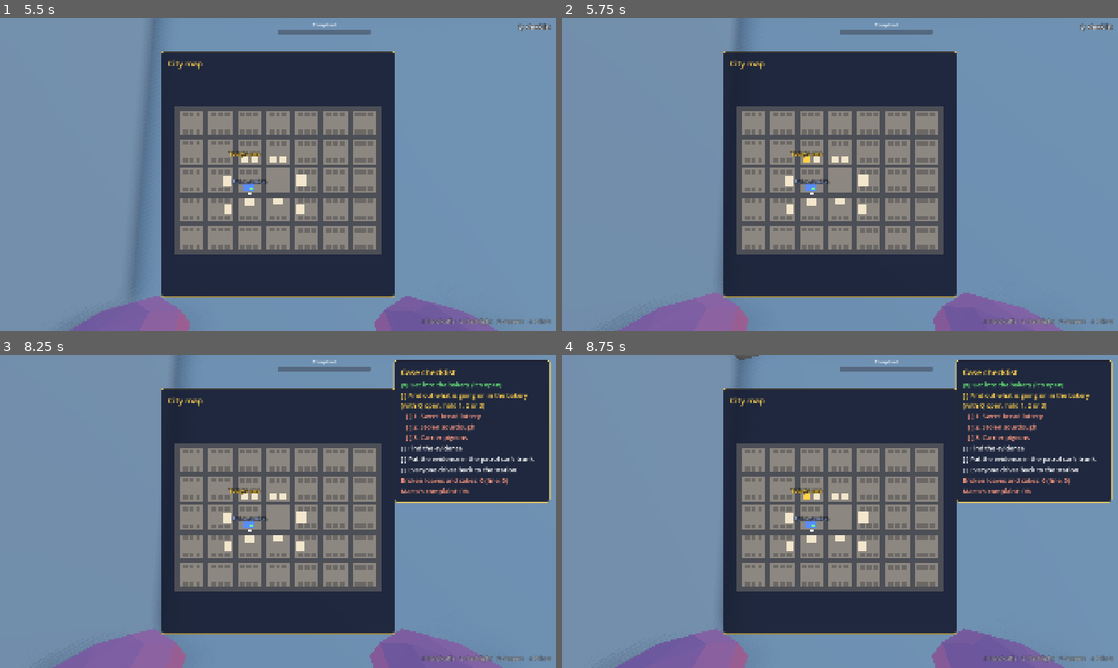
Above: before the commit, frames 1-4 (two rows, left to right).
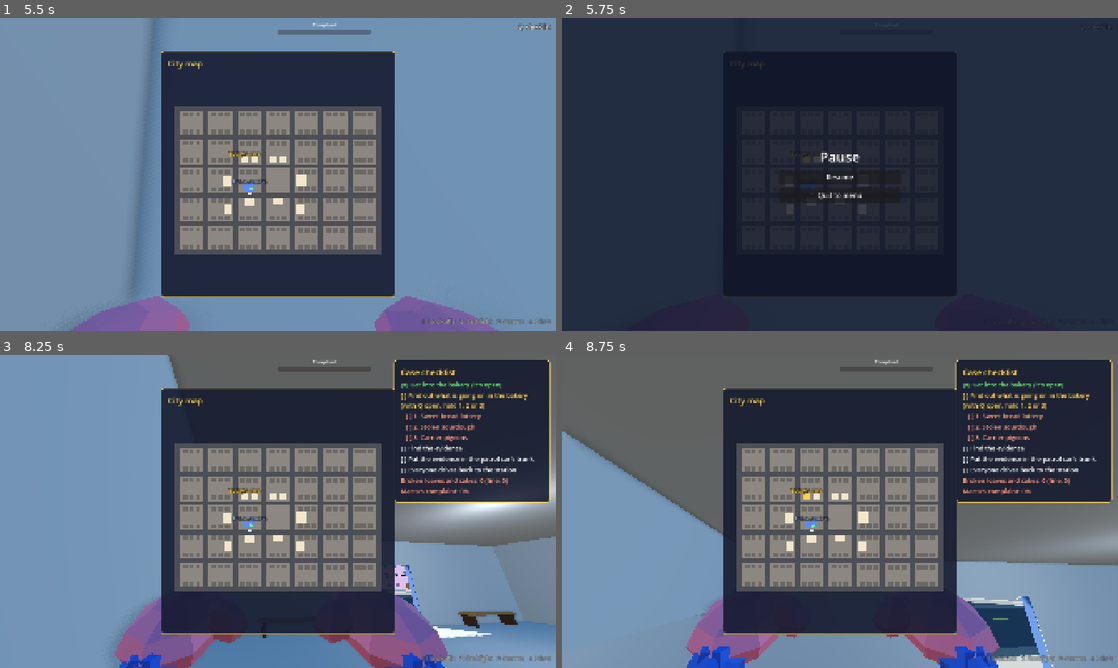
Above: after the commit, the same moments.

Repository: cristiangelini/BPD
Game: Godot game, scene res://scenes/ui/main_menu.tscn
The game is run twice, just before and just after one commit, with the same random seed, the same clock (stepped at 60 frames per second) and the same inputs.
Inputs (mouse positions are in pixels of both pictures, inside the frame that each line leads up to):
- Up to frame 1 (5.5 s): click "Play" at 0.5 s; tap Enter at 1.25 s; move the mouse to (400, 158) at 1.27 s; hold D (move_right) 1.28-2 s; hold Q (checklist) 1.28-2 s; click (400, 158) at 1.42 s; tap Space (jump) at 1.52, 1.82, 2.75, 3.77, 4.07, 4.52, 4.82, 5.27 s; tap V (talk) at 1.55, 3.8 s; drag from (166, 190) to (250, 237) at 2.02 s; move the mouse to (289, 168) at 2.77 s; hold E (use) 2.78-3.53 s; hold W (move_forward) from 2.78 s (still down); click (289, 168) at 2.92 s; tap Q (checklist) at 3.05, 5.3 s; move the mouse to (272, 180) at 3.52 s; tap R (ask) at 3.6 s; click (272, 180) at 3.67 s; move the mouse to (316, 177) at 4.27 s; hold Q (checklist) 4.28-5.03 s; click (316, 177) at 4.42 s; tap E (use) at 4.55 s; tap M (map) at 4.9 s; move the mouse to (233, 171) at 5.02 s; tap Ctrl (crouch) at 5.1 s; click (233, 171) at 5.17 s
- Up to frame 2 (5.75 s): keep holding W (move_forward); tap Space (jump) at 5.57 s; tap Escape (ui_cancel) at 5.65 s
- Up to frame 3 (8.25 s): release W (move_forward) at 5.75 s; click (278, 514) at 5.75 s, where only the run after the commit has a clickable "Resume"; tap Enter at 6.5 s; move the mouse to (305, 511) at 6.52 s; hold S (move_back) 6.53-7.25 s; hold G (drop) 6.53-7.25 s; click (305, 511) at 6.67 s; tap V (talk) at 6.8 s; tap Space (jump) at 7.25 s; drag from (194, 433) to (166, 527) at 7.27 s; move the mouse to (400, 495) at 8.02 s; hold W (move_forward) from 8.03 s (still down); hold Q (checklist) from 8.03 s (still down); click (400, 495) at 8.1 s
- Up to frame 4 (8.75 s): keep holding W (move_forward); keep holding Q (checklist); tap Space (jump) at 8.27, 8.57 s

Frame 1 is identical in both runs. In frame 2, 85% of the frame differs, in the area x 0-100%, y 0-100%; in frame 3, 19%; in frame 4, 31%.

Commit message:
Add the Esc menu during a case
Resume, invite friends (host with Steam), the always open voice and leave the room or quit to the menu. Solo it pauses the game; online it can't.

Co-Authored-By: Claude Opus 5.5 (1M context) <noreply@anthropic.com>
Claude-Session: https://claude.ai/code/session_01A3msLDk7TvKd2f9syAgA3n

Diff:
--- a/scripts/core/net.gd
+++ b/scripts/core/net.gd
@@ -52,6 +52,8 @@
 var steam: SteamRoom
 ## Steam voice: hold V or T to talk (voz.md).
 var voice: VoiceChat
+## Esc during a case.
+var pause_menu: PauseMenu
 ## This PC has the current level loaded and its cops in place.
 var _in_scene := false
 ## The current level and where its cops start, for the cops of players who come in late.
@@ -74,6 +76,8 @@
 	steam.invited.connect(_on_steam_invited)
 	voice = VoiceChat.new(self)
 	add_child(voice)
+	pause_menu = PauseMenu.new(self)
+	add_child(pause_menu)
 	if steam.start():
 		# Launched from a friend's invite: the menu opens the room and joins it.
 		Lobby.invite_lobby = SteamRoom.connect_lobby_arg(OS.get_cmdline_args())
--- a/scripts/player/cop.gd
+++ b/scripts/player/cop.gd
@@ -320,8 +320,6 @@
 			seated_in.stand_up()
 		else:
 			use()
-	elif event.is_action_pressed("ui_cancel"):
-		Input.mouse_mode = Input.MOUSE_MODE_VISIBLE
 
 
 func _physics_process(delta: float) -> void:
--- /dev/null
+++ b/scripts/ui/pause_menu.gd
@@ -0,0 +1,106 @@
+class_name PauseMenu
+extends CanvasLayer
+
+## Esc during a case (online.md, "Menú con Esc"): go on, invite friends from Steam, the always open voice, or leave.
+## Solo the game stops while it's open; online it can't, so the others keep playing. Child of Net, so it exists in
+## every level without each one adding it.
+
+var _net: Node
+var _box: VBoxContainer
+var _hint: Label
+var _invite: Button
+var _voice: CheckBox
+var _leave: Button
+## The mouse as it was before opening: captured while walking, free over the shift screen.
+var _mouse_before := Input.MOUSE_MODE_CAPTURED
+
+
+func _init(net: Node) -> void:
+	_net = net
+	name = "PauseMenu"
+	layer = 20
+	process_mode = Node.PROCESS_MODE_ALWAYS
+	visible = false
+
+
+func _ready() -> void:
+	var background := ColorRect.new()
+	background.color = Color(0.06, 0.08, 0.15, 0.8)
+	background.set_anchors_preset(Control.PRESET_FULL_RECT)
+	add_child(background)
+	_box = VBoxContainer.new()
+	_box.set_anchors_preset(Control.PRESET_CENTER)
+	_box.grow_horizontal = Control.GROW_DIRECTION_BOTH
+	_box.grow_vertical = Control.GROW_DIRECTION_BOTH
+	_box.custom_minimum_size = Vector2(420, 0)
+	_box.add_theme_constant_override("separation", 14)
+	add_child(_box)
+	var title := Label.new()
+	title.text = "PAUSE_TITLE"
+	title.add_theme_font_size_override("font_size", 48)
+	title.horizontal_alignment = HORIZONTAL_ALIGNMENT_CENTER
+	_box.add_child(title)
+	_hint = Label.new()
+	_hint.text = "PAUSE_ONLINE_HINT"
+	_hint.horizontal_alignment = HORIZONTAL_ALIGNMENT_CENTER
+	_hint.add_theme_font_size_override("font_size", 20)
+	_box.add_child(_hint)
+	_button("PAUSE_RESUME", close)
+	_invite = _button("LOBBY_INVITE", func() -> void: _net.steam.invite())
+	_voice = CheckBox.new()
+	_voice.text = "LOBBY_VOICE_OPEN"
+	_voice.add_theme_font_size_override("font_size", 20)
+	_voice.toggled.connect(func(open: bool) -> void: _net.voice.set_always_open(open))
+	_box.add_child(_voice)
+	_leave = _button("PAUSE_LEAVE", leave)
+
+
+func _button(key: String, on_pressed: Callable) -> Button:
+	var button := Button.new()
+	button.text = key
+	button.custom_minimum_size = Vector2(0, 48)
+	button.add_theme_font_size_override("font_size", 24)
+	button.pressed.connect(on_pressed)
+	_box.add_child(button)
+	return button
+
+
+func _unhandled_input(event: InputEvent) -> void:
+	if not event.is_action_pressed("ui_cancel"):
+		return
+	if visible:
+		close()
+	elif get_tree().current_scene is Node3D:
+		open()
+	else:
+		return
+	get_viewport().set_input_as_handled()
+
+
+func open() -> void:
+	var online: bool = _net.is_online()
+	_hint.visible = online
+	_invite.visible = online and _net.is_steam() and _net.is_host()
+	_voice.visible = online and _net.steam.available()
+	_voice.set_pressed_no_signal(_net.voice.always_open)
+	_leave.text = "PAUSE_LEAVE_ROOM" if online else "PAUSE_LEAVE"
+	_mouse_before = Input.mouse_mode
+	visible = true
+	Input.mouse_mode = Input.MOUSE_MODE_VISIBLE
+	if not online:
+		get_tree().paused = true
+
+
+func close() -> void:
+	visible = false
+	get_tree().paused = false
+	Input.mouse_mode = _mouse_before
+
+
+## Leaves the room if there is one (a host closing it sends the others to the room screen) and goes to the menu.
+func leave() -> void:
+	visible = false
+	get_tree().paused = false
+	_net.leave()
+	if _net.change_scenes:
+		get_tree().change_scene_to_file(Lobby.MENU_SCENE)
--- /dev/null
+++ b/tests/unit/test_pause_menu.gd
@@ -0,0 +1,52 @@
+extends GutTest
+
+## Esc during a case (online.md, "Menú con Esc"): solo it stops the game, online the others keep playing.
+
+const PCS := preload("res://tests/unit/online_pcs.gd")
+
+var pcs: PCS
+
+
+func before_each() -> void:
+	pcs = PCS.new(self)
+
+
+func after_each() -> void:
+	Net.pause_menu.visible = false
+	get_tree().paused = false
+	pcs.free_all()
+	await wait_process_frames(2)
+
+
+func test_solo_it_stops_the_game_until_you_go_on() -> void:
+	var menu: PauseMenu = Net.pause_menu
+	menu.open()
+	assert_true(menu.visible)
+	assert_true(get_tree().paused, "solo, nothing moves while the menu is open")
+	assert_false(menu._hint.visible)
+	assert_false(menu._invite.visible, "no room, nobody to invite")
+	assert_eq(menu._leave.text, "PAUSE_LEAVE")
+	menu.close()
+	assert_false(menu.visible)
+	assert_false(get_tree().paused)
+
+
+func test_online_the_case_keeps_going_and_leaving_closes_the_room() -> void:
+	var pair: Array[Node] = await pcs.two_pcs()
+	var host: Node = pair[0]
+	var guest: Node = pair[1]
+	var menu: PauseMenu = host.pause_menu
+	menu.open()
+	assert_false(get_tree().paused, "online the others keep playing")
+	assert_true(menu._hint.visible)
+	assert_eq(menu._leave.text, "PAUSE_LEAVE_ROOM")
+	watch_signals(guest)
+	menu.leave()
+	assert_false(host.is_online())
+	await wait_until(func() -> bool: return get_signal_emit_count(guest, "session_ended") > 0, 5.0)
+	assert_signal_emitted_with_parameters(guest, "session_ended", ["NET_HOST_LEFT"])
+
+
+func test_the_texts_are_translated() -> void:
+	for key in ["PAUSE_TITLE", "PAUSE_ONLINE_HINT", "PAUSE_RESUME", "PAUSE_LEAVE", "PAUSE_LEAVE_ROOM"]:
+		assert_ne(TranslationServer.translate(key), key, key)
--- a/translations/texts.csv
+++ b/translations/texts.csv
@@ -501,3 +501,8 @@
 CLUE_FIGHT_PHOTO,"Una foto del abuelo con cuatro vecinos, todos con un ojo morado. Atrás dice: «Martes, en el altillo». …(201 unchanged characters)…
 GRANDPA_CHAMPION_PUSH,¿Eso fue un empujón? ¡Esto es un empujón!,Was that a push? THIS is a push!,Isso foi um empurrão? Isto é um empurrão!
 GRANDPA_CHAMPION_NO_STORY,¿Historias? Las historias son para los que pierden.,Stories? Stories are for losers.,Histórias? Histórias são para quem perde.
+PAUSE_TITLE,Pausa,Pause,Pausa
+PAUSE_ONLINE_HINT,Tus compañeros siguen jugando.,Your partners keep playing.,Seus parceiros continuam jogando.
+PAUSE_RESUME,Seguir,Resume,Continuar
+PAUSE_LEAVE,Salir al menú,Quit to menu,Sair para o menu
+PAUSE_LEAVE_ROOM,Salir de la sala,Leave the room,Sair da sala
Not shown, added: scripts/ui/pause_menu.gd.uid
Not shown, added: tests/unit/test_pause_menu.gd.uid
Not shown, changed: CHANGELOG.md
Not shown, changed: docs/diseno/online.md
